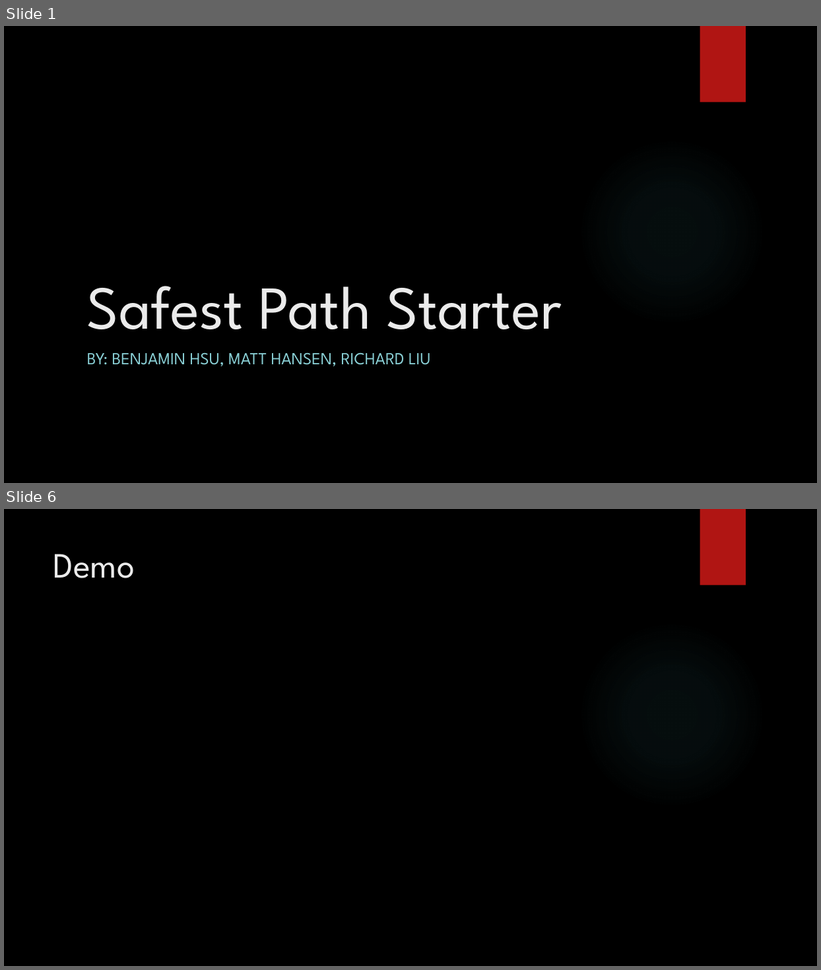
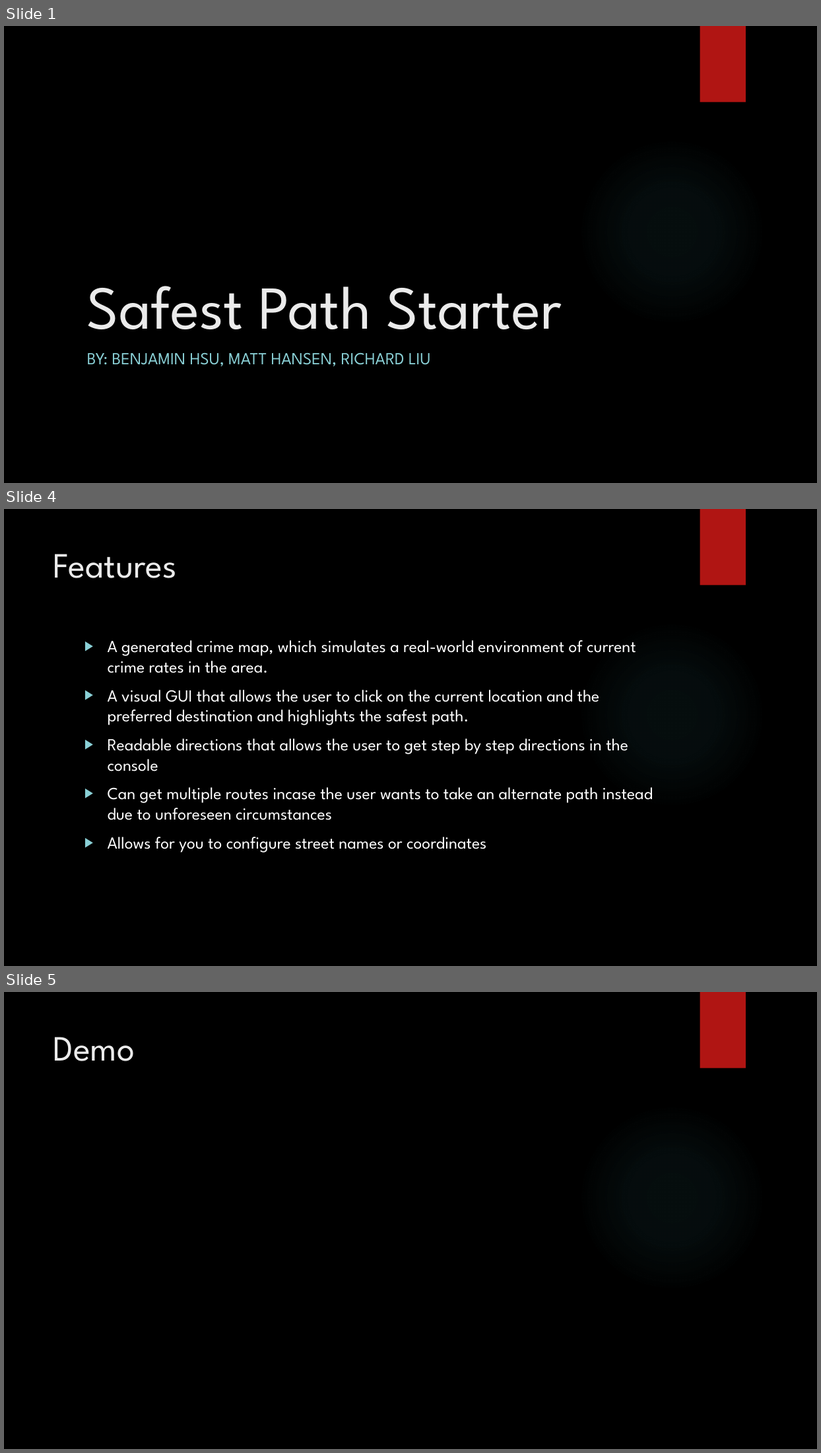
Before and after one commit to matthew3hansen/DSA_Project_3, a slide deck: Word Document & PDF/YoutubePresentationSlides.pptx. Shown one above the other, each under a label of ours: slides 1 and 6 before the commit, slides 1, 4 and 5 after it; the slides between them are not shown. The pictures are 821x970 and 821x1453 pixels, drawn with LibreOffice and Linux fonts; fonts in the diff are those of the drawing; background and template pictures are left out. Boxes give left, top, right and bottom in pixels: in the first picture for what was removed or moved away, otherwise in the second. Text is boxed around its words. In the diff, an @@ line names an element or a change of style, - is before the commit and + after.

```diff
--- a/Word Document & PDF/YoutubePresentationSlides.pptx
+++ b/Word Document & PDF/YoutubePresentationSlides.pptx
@@ slide 4 added at (4,509,817,966), background picture (left out); not listed: 2 template elements that a slide beside it also shows @@
@@ title added at (54,554,177,578), 42 pt, text #EBEBEB @@
+Features
@@ text added at (108,640,653,853), 20 pt, text #FFFFFF @@
+▶ A generated crime map, which simulates a real-world environment of current crime rates in the area.
+▶ A visual GUI that allows the user to click on the current location and the preferred destination and highlights the safest path.
+▶ Readable directions that allows the user to get step by step directions in the console
+▶ Can get multiple routes incase the user wants to take an alternate path instead due to unforeseen circumstances
+▶ Allows for you to configure street names or coordinates
@@ what was slide 6 is now slide 5 @@
```
Also in this commit, not shown: 1 slide changed, 2 other slides added, 3 slides removed.
